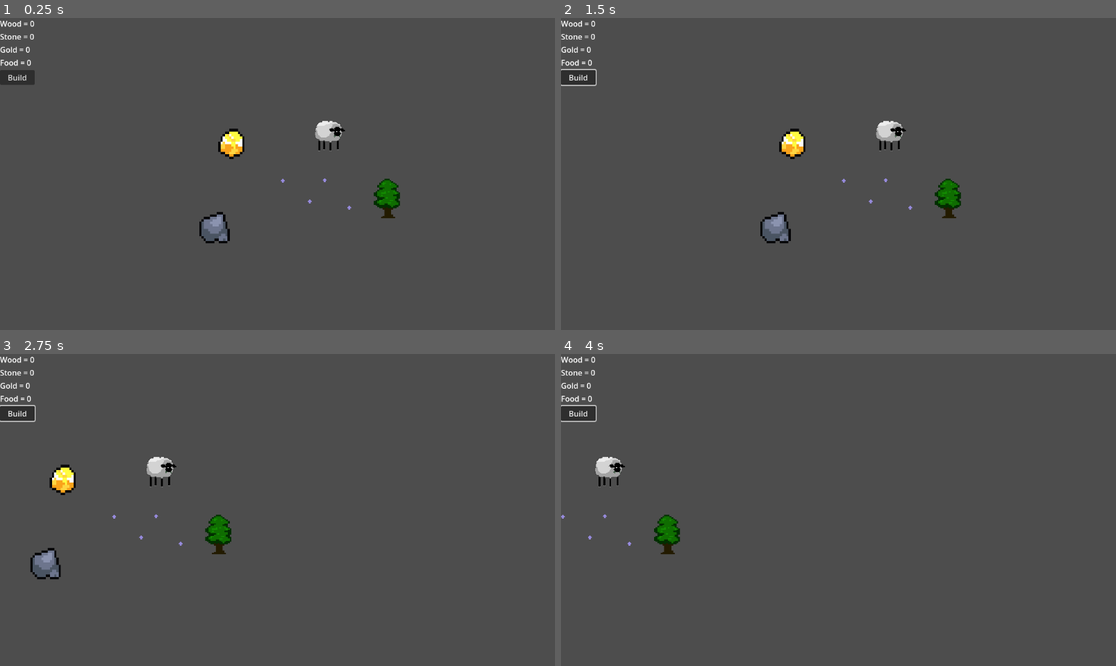
Above: before the commit, frames 1-4 (two rows, left to right).
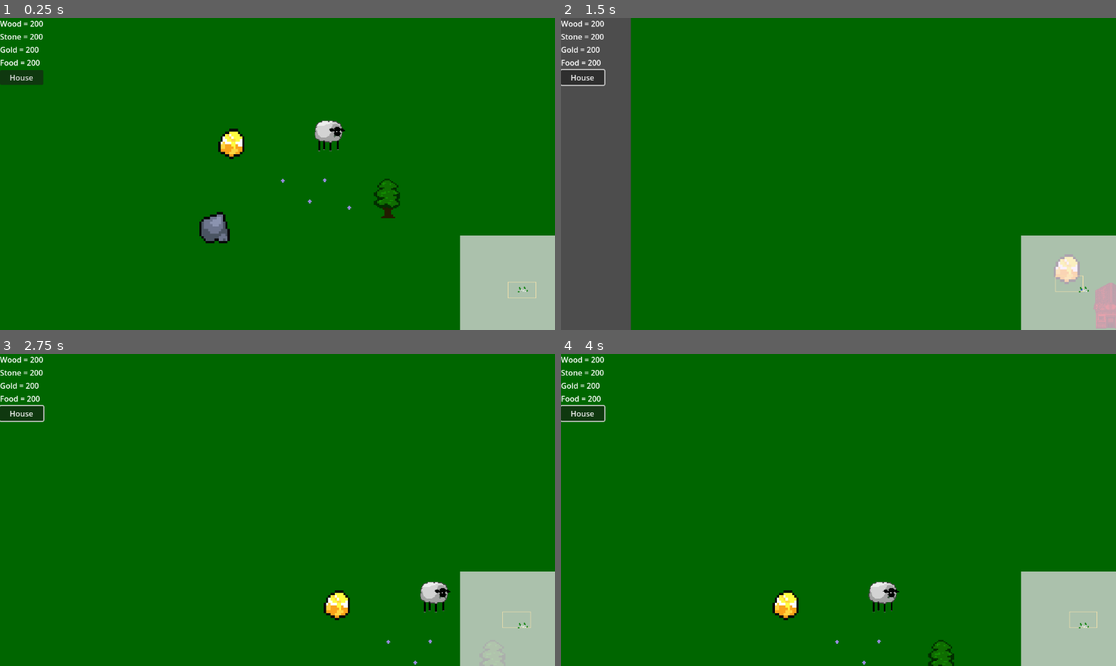
Above: after the commit, the same moments.

Repository: JoseRamonValladaresGonzalez/RTS_Godot
Game: Godot game, scene res://Scenes/world.tscn
Same seed, same stepped clock (60 frames per second), same inputs: the game is played once before the commit and once after it. The project has no main scene, so this scene is started directly.
Inputs (mouse positions are in pixels of both pictures, inside the frame that each line leads up to):
- Up to frame 1 (0.25 s): no input
- Up to frame 2 (1.5 s): click "Build" (after the commit: "House") at 0.5 s; click (1071, 283) at 1.27 s
- Up to frame 3 (2.75 s): tap Enter at 2 s; move the mouse to (399, 494) at 2.02 s; hold D (move_right) from 2.03 s (still down); click (399, 494) at 2.17 s
- Up to frame 4 (4 s): release D (move_right) at 2.75 s; drag from (727, 525) to (627, 478) at 2.77 s; move the mouse to (894, 441) at 3.52 s; hold D (move_right) from 3.53 s (still down); click (894, 441) at 3.67 s

The runs differ from the first frame. In frame 1, 98% of the frame differs, in the area x 0-100%, y 0-100%; in frame 2, 88%; in frame 3, 100%; in frame 4, 100%.

Commit message:
day 2

Diff:
--- a/Scenes/building.tscn
+++ b/Scenes/building.tscn
@@ -1,16 +1,24 @@
-[gd_scene load_steps=3 format=3 uid="uid://16ktk10rfydd"]
+[gd_scene load_steps=6 format=3 uid="uid://16ktk10rfydd"]
 
-[ext_resource type="Texture2D" uid="uid://dd5u1eccpyxw1" path="res://sprites/gold_bar.png" id="1_n6qkx"]
+[ext_resource type="Texture2D" uid="uid://b7r14cmi8akdp" path="res://sprites/house.png" id="1_1s0py"]
+[ext_resource type="Script" path="res://scripts/house.gd" id="1_4lo8h"]
+[ext_resource type="Texture2D" uid="uid://c0y3rsmqafk8f" path="res://sprites/Image10000.png" id="3_3pqg8"]
 
 [sub_resource type="RectangleShape2D" id="RectangleShape2D_wbqgg"]
 size = Vector2(91, 91)
 
-[node name="Building" type="Node2D"]
+[sub_resource type="RectangleShape2D" id="RectangleShape2D_8mf45"]
+size = Vector2(184, 153)
+
+[node name="House" type="Node2D" groups=["buildings"]]
+position = Vector2(57, 124)
+script = ExtResource("1_4lo8h")
 
 [node name="Sprite2D" type="Sprite2D" parent="."]
-position = Vector2(37, 38)
-scale = Vector2(5.625, 5.75)
-texture = ExtResource("1_n6qkx")
+visible = false
+position = Vector2(34, 41)
+scale = Vector2(0.247037, 0.229634)
+texture = ExtResource("1_1s0py")
 
 [node name="StaticBody2D" type="StaticBody2D" parent="."]
 collision_layer = 4
@@ -19,3 +27,55 @@
 [node name="CollisionShape2D" type="CollisionShape2D" parent="StaticBody2D"]
 position = Vector2(35.5, 35.5)
 shape = SubResource("RectangleShape2D_wbqgg")
+
+[node name="HouseButton" type="TextureButton" parent="."]
+offset_left = -33.0
+offset_top = -26.0
+offset_right = 106.0
+offset_bottom = 108.0
+mouse_filter = 2
+texture_normal = ExtResource("1_1s0py")
+ignore_texture_size = true
+stretch_mode = 0
+
+[node name="VBoxContainer" type="VBoxContainer" parent="."]
+anchors_preset = 8
+anchor_left = 0.5
+anchor_top = 0.5
+anchor_right = 0.5
+anchor_bottom = 0.5
+offset_left = -10.0
+offset_top = -123.0
+offset_right = 82.0
+offset_bottom = -12.0
+grow_horizontal = 2
+grow_vertical = 2
+alignment = 1
+
+[node name="TextureRect" type="TextureRect" parent="VBoxContainer"]
+layout_mode = 2
+texture = ExtResource("3_3pqg8")
+
+[node name="Label" type="Label" parent="VBoxContainer"]
+layout_mode = 2
+text = "Food = 20 Wood =10"
+
+[node name="UnitButton" type="Button" parent="VBoxContainer"]
+layout_mode = 2
+text = "Summon
+"
+
+[node name="MenuArea" type="Area2D" parent="."]
+
+[node name="MenuShape" type="CollisionShape2D" parent="MenuArea"]
+position = Vector2(38, -45.5)
+shape = SubResource("RectangleShape2D_8mf45")
+
+[connection signal="mouse_entered" from="HouseButton" to="." method="_on_house_button_mouse_entered"]
+[connection signal="mouse_exited" from="HouseButton" to="." method="_on_house_button_mouse_exited"]
+[connection signal="pressed" from="HouseButton" to="." method="_on_house_button_pressed"]
+[connection signal="pressed" from="HouseButton" to="." method="_on_texture_button_pressed"]
+[connection signal="pressed" from="VBoxContainer/UnitButton" to="." method="_on_unit_button_pressed"]
+[connection signal="pressed" from="VBoxContainer/UnitButton" to="." method="_on_button_pressed"]
+[connection signal="area_entered" from="MenuArea" to="." method="_on_menu_area_area_entered"]
+[connection signal="area_exited" from="MenuArea" to="." method="_on_menu_area_area_exited"]
--- /dev/null
+++ b/Scenes/minimap.tscn
@@ -0,0 +1,43 @@
+[gd_scene load_steps=2 format=3 uid="uid://dmtilhxtgjmwb"]
+
+[ext_resource type="Script" path="res://scripts/minimap.gd" id="1_3dl8r"]
+
+[node name="minimap" type="Control"]
+custom_minimum_size = Vector2(200, 200)
+layout_mode = 3
+anchors_preset = 1
+anchor_left = 1.0
+anchor_right = 1.0
+grow_horizontal = 0
+script = ExtResource("1_3dl8r")
+world_bounds = Rect2(-2000, -2000, 4000, 4000)
+
+[node name="Background" type="ColorRect" parent="." groups=["UI"]]
+layout_mode = 1
+anchors_preset = 15
+anchor_right = 1.0
+anchor_bottom = 1.0
+grow_horizontal = 2
+grow_vertical = 2
+color = Color(0.978173, 0.920419, 0.9814, 0.686275)
+
+[node name="MarkersContainer" type="Control" parent="."]
+layout_mode = 3
+anchors_preset = 0
+offset_right = 40.0
+offset_bottom = 40.0
+mouse_filter = 2
+
+[node name="ClickArea" type="Button" parent="."]
+clip_contents = true
+custom_minimum_size = Vector2(200, 200)
+layout_mode = 1
+anchors_preset = 1
+anchor_left = 1.0
+anchor_right = 1.0
+offset_left = -200.0
+offset_bottom = 200.0
+grow_horizontal = 0
+focus_mode = 0
+flat = true
+expand_icon = true
--- a/Scenes/tree.tscn
+++ b/Scenes/tree.tscn
@@ -12,6 +12,7 @@
 [node name="Tree" type="StaticBody2D" groups=["resources"]]
 collision_layer = 2
 script = ExtResource("1_sbsip")
+resource_amount = 200
 
 [node name="Area2D" type="Area2D" parent="."]
 collision_layer = 2
--- a/Scenes/unit.tscn
+++ b/Scenes/unit.tscn
@@ -18,7 +18,7 @@
 [sub_resource type="CircleShape2D" id="CircleShape2D_qurco"]
 radius = 21.0
 
-[node name="Unit" type="CharacterBody2D"]
+[node name="Unit" type="CharacterBody2D" groups=["units"]]
 collision_mask = 6
 script = ExtResource("1_xepyd")
 separation_force = 500.0
--- a/Scenes/world.tscn
+++ b/Scenes/world.tscn
@@ -1,20 +1,34 @@
-[gd_scene load_steps=9 format=3 uid="uid://c63dmshufu0cd"]
+[gd_scene load_steps=10 format=3 uid="uid://c63dmshufu0cd"]
 
 [ext_resource type="PackedScene" uid="uid://bumskamcs8uyw" path="res://UI/ui.tscn" id="1_0rvul"]
 [ext_resource type="Script" path="res://scripts/world.gd" id="1_d56de"]
 [ext_resource type="Script" path="res://scripts/camera.gd" id="2_kbcct"]
 [ext_resource type="PackedScene" uid="uid://b2cyav6mp0j4b" path="res://Scenes/unit.tscn" id="3_e0jy0"]
+[ext_resource type="PackedScene" uid="uid://dmtilhxtgjmwb" path="res://Scenes/minimap.tscn" id="3_j3hwp"]
 [ext_resource type="PackedScene" uid="uid://bb6w585bffsg7" path="res://Scenes/tree.tscn" id="5_h332x"]
 [ext_resource type="PackedScene" uid="uid://dkhe3l3x58fnp" path="res://Scenes/stone.tscn" id="6_iokfy"]
 [ext_resource type="PackedScene" uid="uid://cvx6agoj4eipt" path="res://Scenes/gold.tscn" id="7_fnqud"]
 [ext_resource type="PackedScene" uid="uid://cot17f01ipxgn" path="res://Scenes/sheep.tscn" id="8_18t5e"]
 
 [node name="World" type="Node2D"]
+position = Vector2(569, 260)
 script = ExtResource("1_d56de")
 
 [node name="UI" parent="." instance=ExtResource("1_0rvul")]
 
+[node name="minimap" parent="UI" node_paths=PackedStringArray("camera") instance=ExtResource("3_j3hwp")]
+offset_left = -197.0
+offset_top = 452.0
+offset_right = 3.0
+offset_bottom = 652.0
+camera_path = NodePath("../../Camera")
+camera = NodePath("../../Camera")
+
 [node name="Camera" type="Camera2D" parent="."]
+limit_left = -2000
+limit_top = -2000
+limit_right = 2000
+limit_bottom = 2000
 script = ExtResource("2_kbcct")
 
 [node name="Panel" type="Panel" parent="."]
@@ -44,4 +58,19 @@
 [node name="sheep" parent="." instance=ExtResource("8_18t5e")]
 position = Vector2(83, -128)
 
-[editable path="UI"]
+[node name="ColorRect" type="ColorRect" parent="."]
+z_index = -2
+custom_minimum_size = Vector2(2000, 4000)
+anchors_preset = 8
+anchor_left = 0.5
+anchor_top = 0.5
+anchor_right = 0.5
+anchor_bottom = 0.5
+offset_left = -1000.0
+offset_top = -1000.0
+offset_right = 1000.0
+offset_bottom = 1000.0
+grow_horizontal = 2
+grow_vertical = 2
+mouse_filter = 2
+color = Color(0, 0.4, 0, 1)
--- a/UI/ui.tscn
+++ b/UI/ui.tscn
@@ -2,7 +2,7 @@
 
 [ext_resource type="Script" path="res://scripts/ui.gd" id="1_s066b"]
 
-[node name="UI" type="CanvasLayer"]
+[node name="UI" type="CanvasLayer" groups=["UI"]]
 script = ExtResource("1_s066b")
 
 [node name="VBoxContainer" type="VBoxContainer" parent="."]
@@ -30,6 +30,6 @@
 
 [node name="build_button" type="Button" parent="VBoxContainer"]
 layout_mode = 2
-text = "Build"
+text = "House"
 
 [connection signal="pressed" from="VBoxContainer/build_button" to="." method="_on_build_button_pressed"]
--- a/project.godot
+++ b/project.godot
@@ -23,6 +23,9 @@
 trees=""
 resources=""
 stones=""
+UI=""
+units=""
+buildings=""
 
 [input]
 
--- a/scripts/global.gd
+++ b/scripts/global.gd
@@ -2,10 +2,10 @@
 extends Node
 
 # Recursos
-static var wood = 0
-static var stone = 0
-static var gold = 0
-static var food = 0
+static var wood = 200
+static var stone = 200
+static var gold = 200
+static var food = 200
 
 # Costos de edificios (ahora es un diccionario normal)
 static var building_costs = {
@@ -43,3 +43,27 @@
 				gold -= costs[resource]
 			"food":
 				food -= costs[resource]
+
+
+static var unit_costs = {
+	"villager": {"food": 20, "wood": 10}
+}
+
+static func can_afford_unit(unit_type: String) -> bool:
+	var costs = unit_costs.get(unit_type, {})
+	for resource in costs:
+		match resource:
+			"wood": if wood < costs[resource]: return false
+			"food": if food < costs[resource]: return false
+			"stone": if stone < costs[resource]: return false
+			"gold": if gold < costs[resource]: return false
+	return true
+
+static func deduct_unit_cost(unit_type: String):
+	var costs = unit_costs.get(unit_type, {})
+	for resource in costs:
+		match resource:
+			"wood": wood -= costs[resource]
+			"food": food -= costs[resource]
+			"stone": stone -= costs[resource]
+			"gold": gold -= costs[resource]
--- /dev/null
+++ b/scripts/house.gd
@@ -0,0 +1,58 @@
+extends Node2D
+@onready var v_box_container: VBoxContainer = $VBoxContainer
+@onready var house_button: TextureButton = $HouseButton
+@onready var menu_area: Area2D = $MenuArea
+@onready var menu_shape: CollisionShape2D = $MenuArea/MenuShape
+@onready var units_node = get_node("/root/World/Units")
+
+var is_mouse_in_menu_area: bool = false
+var unit_scene = preload("res://Scenes/unit.tscn")
+func _ready():
+	# Configurar colisión del edificio
+	var collision_shape = get_node("StaticBody2D/CollisionShape2D")
+	collision_shape.set_deferred("disabled", false)
+
+	# Configurar botón y menú
+	house_button.mouse_filter = Control.MOUSE_FILTER_STOP
+	v_box_container.hide()
+
+func _on_house_button_pressed():
+	var ui = get_tree().get_first_node_in_group("UI")
+	if ui && !ui.building_mode_active:
+		# Toggle simple de visibilidad
+		v_box_container.visible = !v_box_container.visible
+
+func spawn_unit():
+	if Global.food >= 20 && Global.wood >= 10:
+		Global.food -= 20
+		Global.wood -= 10
+
+		var new_unit = unit_scene.instantiate()
+		units_node.add_child(new_unit)  # Añade al contenedor Units
+
+		new_unit.global_position = global_position + Vector2(50, 30)
+		new_unit.add_to_group("unit")
+
+		if new_unit is CharacterBody2D:
+			new_unit.collision_layer = 1
+			new_unit.collision_mask = 0b110
+		else:
+			printerr("ERROR: No se encontró el nodo Units!")
+			return
+
+		# Configurar posición, grupo y colisiones
+		new_unit.global_position = global_position + Vector2(180, 30)
+		new_unit.add_to_group("unit")
+
+		if new_unit is CharacterBody2D:
+			new_unit.collision_layer = 1  # Layer 1
+			new_unit.collision_mask = 0b110  # Layers 2 y 3 (6 en decimal)
+		else:
+			printerr("La unidad no tiene CharacterBody2D como raíz!")
+
+	else:
+		print("Recursos insuficientes!")
+
+
+func _on_unit_button_pressed():
+	spawn_unit()
--- /dev/null
+++ b/scripts/minimap.gd
@@ -0,0 +1,105 @@
+extends Control
+
+@export var world_bounds: Rect2 = Rect2(0, 0, 2000, 2000)  # Ajustar al tamaño real del mapa
+@export var camera_path: NodePath  # Asignar en el editor la cámara principal
+@export var player_color: Color = Color.WHITE
+@export var enemy_color: Color = Color.RED
+@export var building_color: Color = Color.ROYAL_BLUE
+@export var camera: Camera2D
+@onready var markers_container: Control = $MarkersContainer
+@export var resource_color: Color = Color.FOREST_GREEN  # Nuevo color para recursos
+@export var resource_size: int = 3  # Tamaño de marcadores de recursos
+
+func _ready():
+
+	add_to_group("UI")
+	size = custom_minimum_size
+	$ClickArea.pressed.connect(_on_minimap_clicked)
+	$ClickArea.custom_minimum_size = size
+	$ClickArea.position = Vector2.ZERO
+	$ClickArea.size = size
+	$ClickArea.mouse_default_cursor_shape = Control.CURSOR_POINTING_HAND
+	if not camera:
+		printerr("¡Cámara no asignada en el minimapa!")
+		return
+
+func _process(delta):
+	queue_redraw()
+	update_markers()
+
+func _draw():
+	# Dibujar área visible de la cámara
+	var cam_rect = _get_camera_rect()
+	draw_rect(cam_rect, Color.GOLD, false, 1.0)
+
+func update_markers():
+	# Limpiar marcadores antiguos
+	for child in markers_container.get_children():
+		child.queue_free()
+
+	# Dibujar unidades
+	for unit in get_tree().get_nodes_in_group("units"):
+		_create_marker(unit.global_position, player_color, 2)
+
+	# Dibujar edificios
+	for building in get_tree().get_nodes_in_group("buildings"):
+		_create_marker(building.global_position, building_color, 4)
+
+	for resource in get_tree().get_nodes_in_group("resources"):
+		_create_marker(resource.global_position, resource_color, resource_size)
+
+func _create_marker(position: Vector2, color: Color, size: int):
+	var marker = Control.new()
+	marker.custom_minimum_size = Vector2(size, size)
+	marker.position = _world_to_minimap(position) - Vector2(size/2, size/2)
+
+	var texture_rect = TextureRect.new()
+	texture_rect.texture = create_circle_texture(size, color)
+
+	marker.add_child(texture_rect)
+	markers_container.add_child(marker)
+
+func create_circle_texture(size: int, color: Color) -> ImageTexture:
+	var image = Image.create(size, size, false, Image.FORMAT_RGBA8)
+	image.fill(color)
+
+	var texture = ImageTexture.create_from_image(image)
+	return texture
+
+func _world_to_minimap(world_pos: Vector2) -> Vector2:
+	var normalized = (world_pos - world_bounds.position) / world_bounds.size
+	return normalized * size
+
+func _get_camera_rect() -> Rect2:
+	if not is_instance_valid(camera):
+		return Rect2()
+
+	# Limitar posición de la cámara a los bordes del mundo
+	var clamped_pos = Vector2(
+		clamp(camera.global_position.x, world_bounds.position.x, world_bounds.end.x),
+		clamp(camera.global_position.y, world_bounds.position.y, world_bounds.end.y)
+	)
+
+	var viewport_size: Vector2 = Vector2(get_viewport().size) / camera.zoom
+	var camera_half_size = viewport_size / 2.0
+
+	var top_left = _world_to_minimap(clamped_pos - camera_half_size)
+	var bottom_right = _world_to_minimap(clamped_pos + camera_half_size)
+
+	# Asegurar que el rectángulo no salga del minimapa
+	var minimap_rect = Rect2(Vector2.ZERO, size)
+	return Rect2(top_left, bottom_right - top_left).intersection(minimap_rect)
+func _on_minimap_clicked():
+	# Obtener rectángulo global del minimapa
+	var minimap_global_rect = get_global_rect()
+	var mouse_global_pos = get_global_mouse_position()
+
+	# Verificar si el clic está dentro del área VISUAL real
+	if minimap_global_rect.has_point(mouse_global_pos):
+		# Convertir a coordenadas relativas al minimapa
+		var local_pos = get_local_mouse_position()
+		var world_pos = (local_pos / size) * world_bounds.size + world_bounds.position
+		camera.global_position = world_pos
+		get_viewport().set_input_as_handled()  # ¡Importante!
+	else:
+		return
--- a/scripts/ui.gd
+++ b/scripts/ui.gd
@@ -10,7 +10,7 @@
 @onready var build_button: Button = $VBoxContainer/build_button
 var building_selected = false
 var building_type = null
-
+var building_mode_active = false
 
 func _process(delta: float) -> void:
 	wood.text = "Wood = " + str(Global.wood)
@@ -27,12 +27,19 @@
 signal building_mode_changed(enabled: bool, type: String)
 
 func _on_build_button_pressed() -> void:
-	if Global.can_afford("house"):  # Ahora usa el método estático corregido
-		building_selected = true
-		building_type = "house"
-		building_mode_changed.emit(true, "house")
+	if !building_mode_active:  # Solo activar si no está ya en modo construcción
+		if Global.can_afford("house"):
+			building_mode_active = true
+			building_selected = true
+			building_type = "house"
+			building_mode_changed.emit(true, "house")
+		else:
+			print("No tienes suficientes recursos!")
 	else:
-		print("No tienes suficientes recursos!")
+
+		building_mode_active = false
+		building_selected = false
+		building_mode_changed.emit(false, "")
 
 func can_afford(building: String) -> bool:
 	var costs = building_costs.get(building, {})
--- a/scripts/world.gd
+++ b/scripts/world.gd
@@ -10,7 +10,6 @@
 func _ready():
 	camera.area_selected.connect(_on_area_selected)
 	$UI.building_mode_changed.connect(_on_building_mode_changed)
-
 	# Conectar señales de recursos solo una vez al inicio
 	for res in get_tree().get_nodes_in_group("resources"):
 		if res.has_signal("resource_harvested") && !res.resource_harvested.is_connected(_on_resource_harvested):
@@ -25,14 +24,26 @@
 
 func create_preview():
 	preview_instance = building_scene.instantiate()
+
+	# Desactivar completamente las colisiones del preview
 	var static_body = preview_instance.get_node("StaticBody2D")
-	static_body.set_deferred("disabled", true)
+	static_body.collision_layer = 0  # IMPORTANTE: Desactivar layer
+	static_body.collision_mask = 0
+	static_body.get_node("CollisionShape2D").disabled = true
+
+	# Desactivar interacción UI
+	preview_instance.get_node("HouseButton").disabled = true
+
 	add_child(preview_instance)
 
 func clear_preview():
 	if preview_instance:
+		var mouse_pos = get_viewport().get_mouse_position() + Vector2(20, 20)
 		preview_instance.queue_free()
 		preview_instance = null
+	# Forzar actualización del estado UI
+	$UI.building_mode_active = false
+	get_tree().call_group("UI", "update_building_state")
 
 func _process(delta):
 	if preview_instance:
@@ -40,7 +51,7 @@
 
 func update_preview_position():
 	var mouse_pos = get_global_mouse_position()
-	preview_instance.global_position = mouse_pos
+	preview_instance.global_position = mouse_pos + Vector2(50, 10)
 	preview_instance.modulate = Color.GREEN if is_valid_placement() else Color.RED
 
 func is_valid_placement() -> bool:
@@ -61,10 +72,18 @@
 		place_building()
 		Global.deduct_resources(building_type)
 		clear_preview()
-
+		# Forzar salida del modo construcción
+		$UI.building_mode_active = false
+		get_tree().call_group("UI", "update_building_state")
+	else:
+		print("Posición inválida o recursos insuficientes!")
 func place_building():
 	var new_building = building_scene.instantiate()
+
 	new_building.global_position = preview_instance.global_position
+
+	new_building.get_node("StaticBody2D/CollisionShape2D").set_deferred("disabled", false)
+	new_building.get_node("HouseButton").disabled = false
 	add_child(new_building)
 
 func _on_resource_harvested(type: String, amount: int):
@@ -80,35 +99,71 @@
 
 
 func _unhandled_input(event: InputEvent):
-	if event is InputEventMouseButton:
-		if event.pressed:
+	if event is InputEventMouseButton and event.pressed:
+		# 1. Primero verificar si es clic en el minimapa
+		var minimap =$UI/minimap
+		var minimap_rect = minimap.get_global_rect()
+		if minimap_rect.has_point(event.global_position):
+			return  # Ignorar completamente los clics en el minimapa
+
+		# 2. Verificar otros elementos UI
+		var ui_controls = get_tree().get_nodes_in_group("UI")
+		var mouse_over_ui = false
+
+		for control in ui_controls:
+			if control is Control and control.is_visible_in_tree():
+				var control_rect = Rect2(control.global_position, control.size)
+				if control_rect.has_point(event.global_position):
+					mouse_over_ui = true
+					break
+
+		# 3. Solo procesar si NO es clic en UI
+		if not mouse_over_ui:
 			if event.button_index == MOUSE_BUTTON_LEFT and preview_instance:
 				try_place_building()
+				clear_preview()
+				get_viewport().set_input_as_handled()
+
 			elif event.button_index == MOUSE_BUTTON_RIGHT:
 				clear_preview()
+				if not preview_instance:
+					# Convertir posición del mouse a coordenadas del mundo real
+					var mouse_pos = get_viewport().get_mouse_position()
+					var camera_pos = camera.global_position
+					var world_mouse_pos = get_global_mouse_position()
 
-				# Movimiento de unidades
-				var mouse_pos = get_global_mouse_position()
-				var space_state = get_world_2d().direct_space_state
-				var ray_query = PhysicsRayQueryParameters2D.create(camera.position, mouse_pos)
-				var result = space_state.intersect_ray(ray_query)
-				var resource_target = null
+					# Movimiento de unidades con posición corregida
+					var space_state = get_world_2d().direct_space_state
+					var ray_query = PhysicsRayQueryParameters2D.create(camera.position, world_mouse_pos)
+					var result = space_state.intersect_ray(ray_query)
+					var resource_target = null
 
-				if result:
-					var collider = result["collider"]
-					if collider.is_in_group("resources"):
-						resource_target = collider
+					if result:
+						var collider = result["collider"]
+						if collider.is_in_group("resources"):
+							resource_target = collider
 
-				for unit in selected_units:
-					if resource_target:
-						unit.move_to(resource_target.global_position, resource_target)
-					else:
-						unit.move_to(mouse_pos, null)
+					for unit in selected_units:
+						if resource_target:
+							unit.move_to(resource_target.global_position, resource_target)
+						else:
+							unit.move_to(world_mouse_pos, null)
+
+				get_viewport().set_input_as_handled()
 
 func _on_area_selected(rect: Rect2):
 	selected_units.clear()
+	# Convertir rectángulo de selección a coordenadas globales correctas
+	var camera_center = camera.global_position
+
+	var zoom_factor = camera.zoom
+	var world_rect = Rect2(
+		(rect.position - camera_center) / zoom_factor + camera_center,
+		rect.size / zoom_factor
+	)
+
 	for unit in units.get_children():
-		if rect.has_point(unit.global_position):
+		if world_rect.has_point(unit.global_position):
 			unit.select()
 			selected_units.append(unit)
 		else:
Binary file added: sprites/house.png
Not shown, added: sprites/house.png.import
